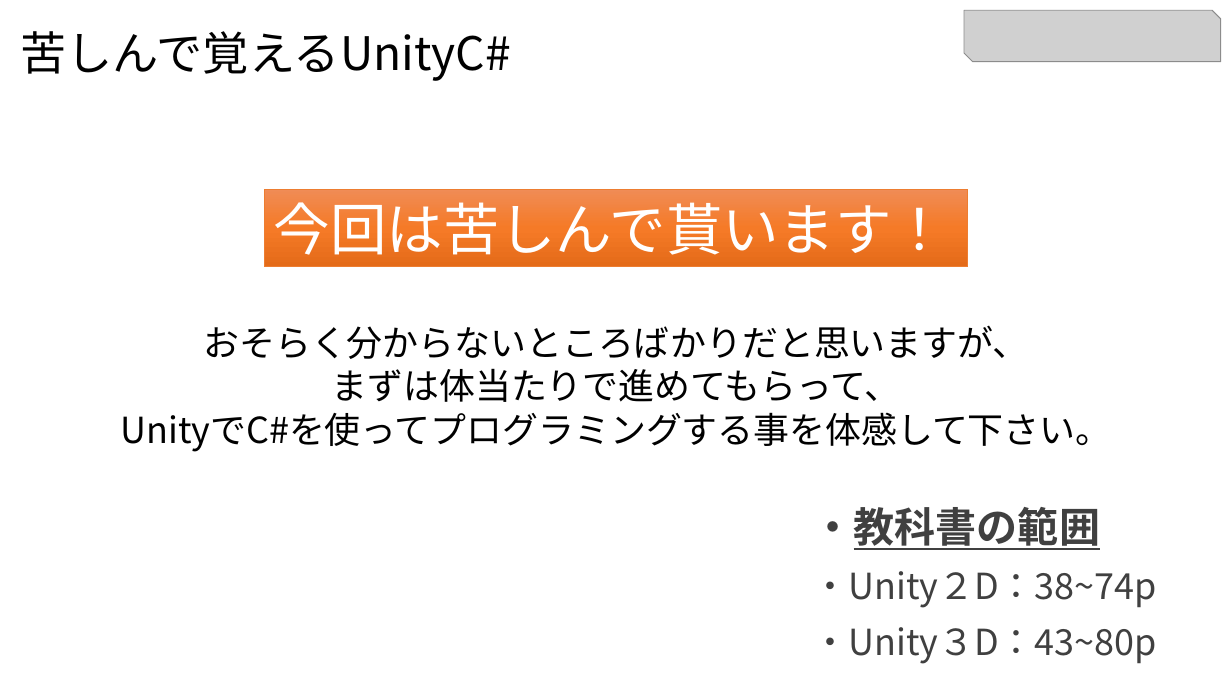
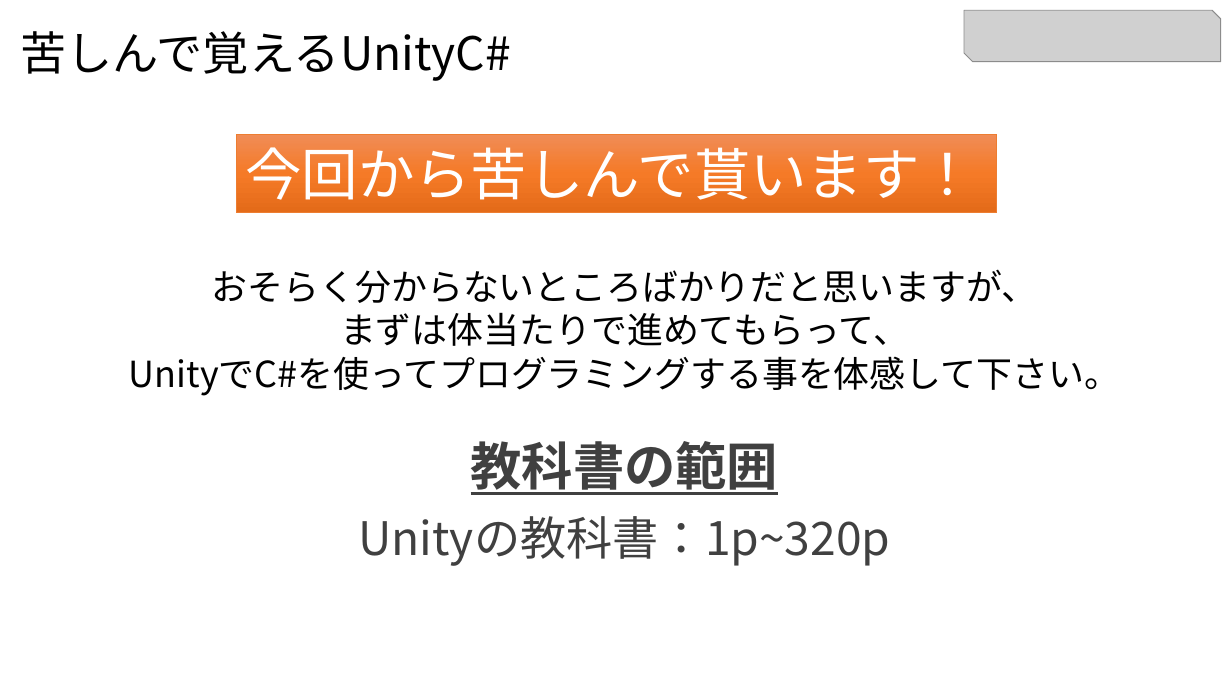
Before and after one commit to kaneganai/GameEngine1, a slide deck: slide 11 of Ge1_2_UnityとC#.pptx. Drawn at 1232x693 pixels with LibreOffice and Linux fonts; fonts in the diff are those of the drawing; grey boxes stand for pictures. Boxes give left, top, right and bottom in pixels: in the first picture for what was removed or moved away, otherwise in the second. Text is boxed around its words. In the diff, an @@ line names an element or a change of style, - is before the commit and + after.

```diff
--- a/Ge1_2_UnityとC#.pptx
+++ b/Ge1_2_UnityとC#.pptx
@@ rectangle "今回から苦しんで貰います！": place and size @@
-rectangle "今回から苦しんで貰います！" at box(264, 189, 968, 267)
+rectangle "今回から苦しんで貰います！" at box(236, 135, 995, 213)
@@ text in rectangle at box(245, 147, 976, 200): text changed @@
-今回は苦しんで貰います！
+今回から苦しんで貰います！
@@ text "おそらく分からないところばかりだと思いますが、": place and size @@
-text "おそらく分からないところばかりだと思いますが、" at box(121, 325, 1112, 452)
+text "おそらく分からないところばかりだと思いますが、" at box(129, 269, 1120, 396)
@@ text at box(358, 441, 890, 566): text changed; size 28 to 36 pt @@
-・教科書の範囲
-・Unity２D：38~74p
-・Unity３D：43~80p
+教科書の範囲
+Unityの教科書：1p~320p
```
Also in this commit, not shown: 1 other slide changed, 3 slides removed, 1 other file.
